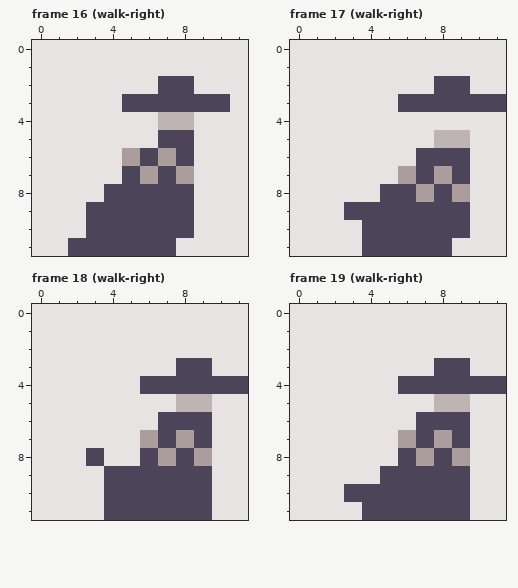
Edited in one commit: pixel-art file (game/player/assets/walking-animation-player.aseprite). The first picture shows the starting point.
12x12 pixels, 40 frames. Shown: frame 16 (walk-right), frame 17 (walk-right), frame 18 (walk-right), frame 19 (walk-right). The commit also changed other frames, which this record leaves out.
After:
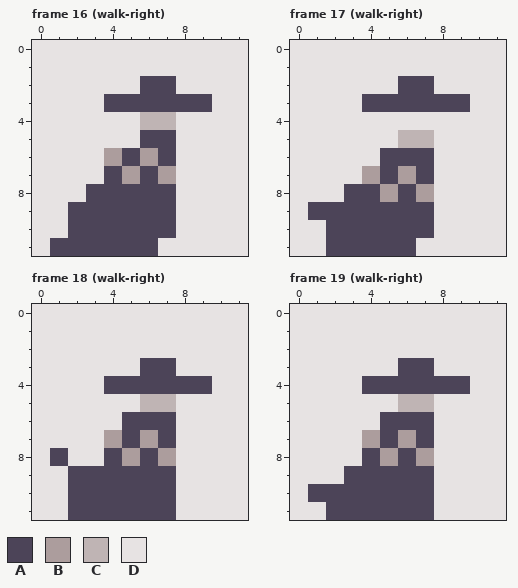
Palette (. is transparent): A #4c4458  B #ac9d9d  C #bfb4b4  D #e7e3e3
Commit: Updated player walk animations
What changed:
Frame 16 (walk-right), layer "Layer 1":
y 2: x 6 D -> A; x 8 A -> D
y 3: x 4 D -> A; x 10 A -> D
y 4: x 6 D -> C; x 8 C -> D
y 5: x 6 D -> A; x 8 A -> D
y 6: x 4..8 DBABA -> BABAD
y 7: x 4..8 DABAB -> ABABD
y 8: x 3 D -> A; x 8 A -> D
y 9..10: x 2 D -> A; x 8 A -> D
y 11: x 1 D -> A; x 7 A -> D
Frame 17 (walk-right), layer "Layer 1":
y 2: x 6..9 DDAA -> AADD
y 3: x 4..5 DD -> AA; x 10..11 AA -> DD
y 5: x 6..9 DDCC -> CCDD
y 6: x 5..6 DD -> AA; x 8..9 AA -> DD
y 7: x 4..5 DD -> BA; x 8..9 BA -> DD
y 8: x 3..5 DDA -> AAB; x 8..9 AB -> DD
y 9: x 1..2 DD -> AA; x 8..9 AA -> DD
y 10: x 2..3 DD -> AA; x 8..9 AA -> DD
y 11: x 2..3 DD -> AA; x 7..8 AA -> DD
Frame 18 (walk-right), layer "Layer 1":
y 3: x 6..9 DDAA -> AADD
y 4: x 4..5 DD -> AA; x 10..11 AA -> DD
y 5: x 6..9 DDCC -> CCDD
y 6: x 5..6 DD -> AA; x 8..9 AA -> DD
y 7: x 4..5 DD -> BA; x 8..9 BA -> DD
y 8: x 1 D -> A; x 3..5 ADD -> DAB; x 8..9 AB -> DD
y 9..11: x 2..3 DD -> AA; x 8..9 AA -> DD
Frame 19 (walk-right), layer "Layer 1":
y 3: x 6..9 DDAA -> AADD
y 4: x 4..5 DD -> AA; x 10..11 AA -> DD
y 5: x 6..9 DDCC -> CCDD
y 6: x 5..6 DD -> AA; x 8..9 AA -> DD
y 7: x 4..5 DD -> BA; x 8..9 BA -> DD
y 8: x 4..5 DD -> AB; x 8..9 AB -> DD
y 9: x 3..4 DD -> AA; x 8..9 AA -> DD
y 10: x 1..2 DD -> AA; x 8..9 AA -> DD
y 11: x 2..3 DD -> AA; x 8..9 AA -> DD
Pixel boxes of the changes (left, top, right, bottom) in both pictures:
changed: (50, 76, 230, 256)
changed: (308, 76, 506, 256)
changed: (50, 358, 248, 520)
changed: (308, 358, 506, 520)
